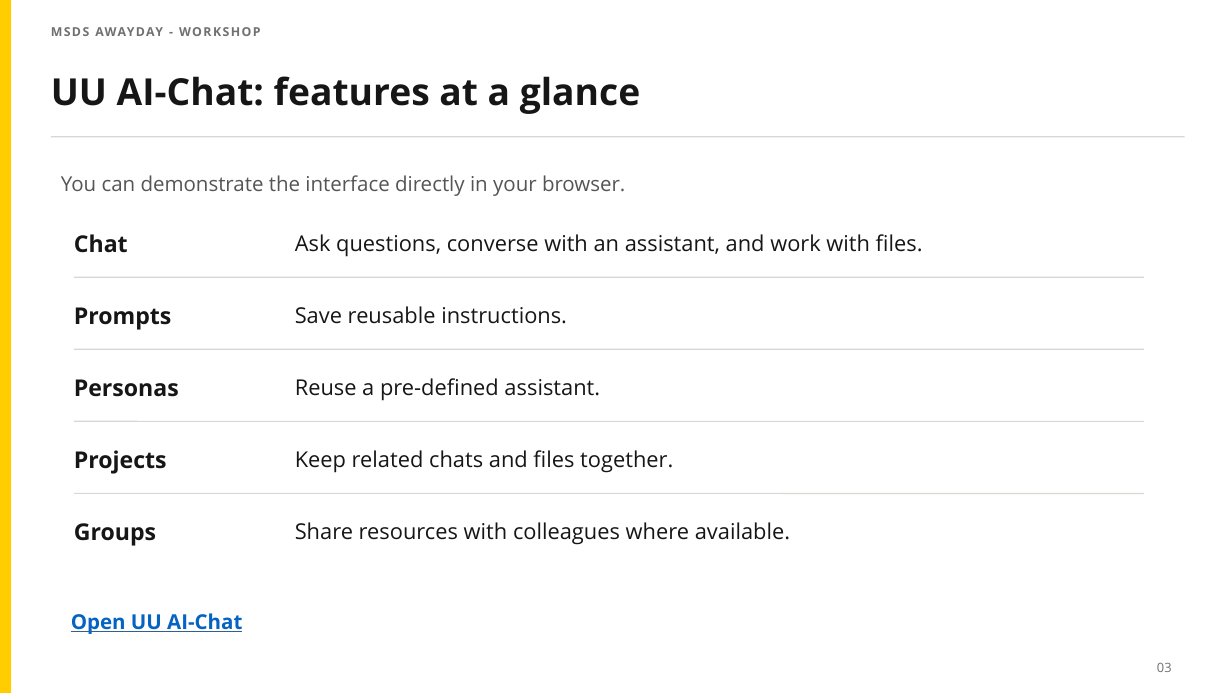
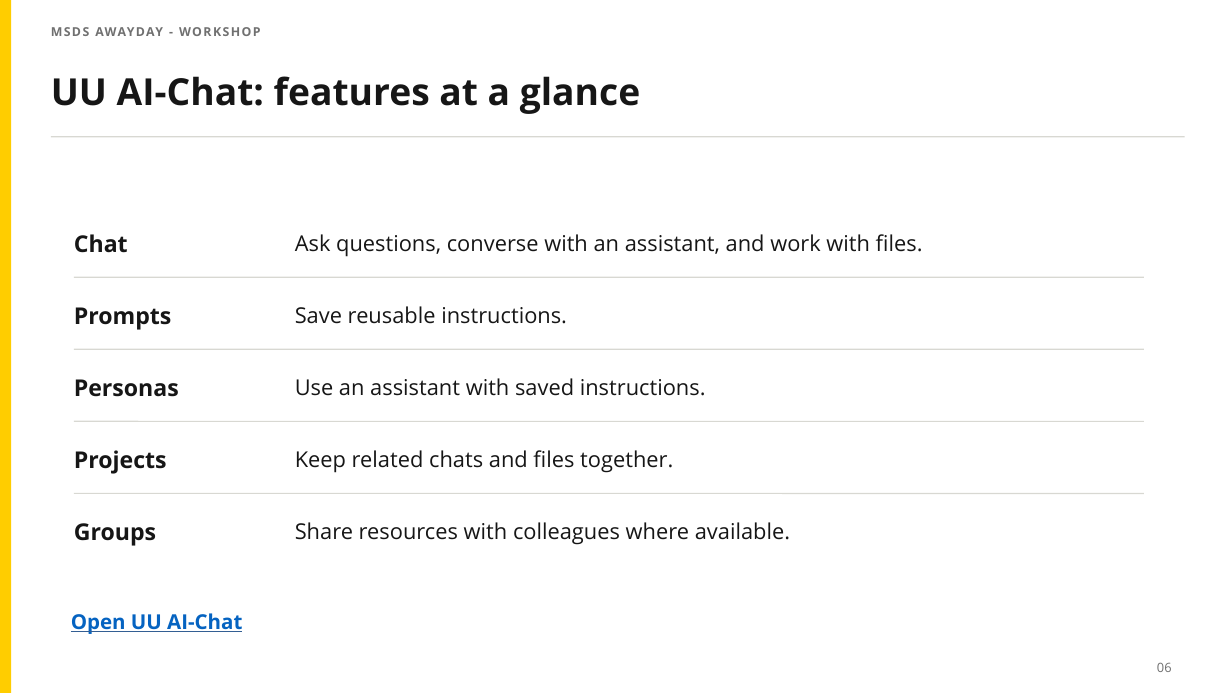
Before and after one commit to zgrtgy/msds-awayday-tutorial, a slide deck: slide 6 of slides/UU_AI_Chat_Admin_Intro.pptx. Drawn at 1232x693 pixels with LibreOffice and Linux fonts; fonts in the diff are those of the drawing. Boxes give left, top, right and bottom in pixels: in the first picture for what was removed or moved away, otherwise in the second. Text is boxed around its words. In the diff, an @@ line names an element or a change of style, - is before the commit and + after.

```diff
--- a/slides/UU_AI_Chat_Admin_Intro.pptx
+++ b/slides/UU_AI_Chat_Admin_Intro.pptx
@@ text removed at (61, 175, 625, 196) @@
-You can demonstrate the interface directly in your browser.
@@ text at (295, 378, 706, 396): text changed @@
-Reuse a pre-defined assistant.
+Use an assistant with saved instructions.
@@ text at (1157, 662, 1172, 672): text changed @@
-03
+06
```
Also in this commit, not shown: 8 other slides changed.
